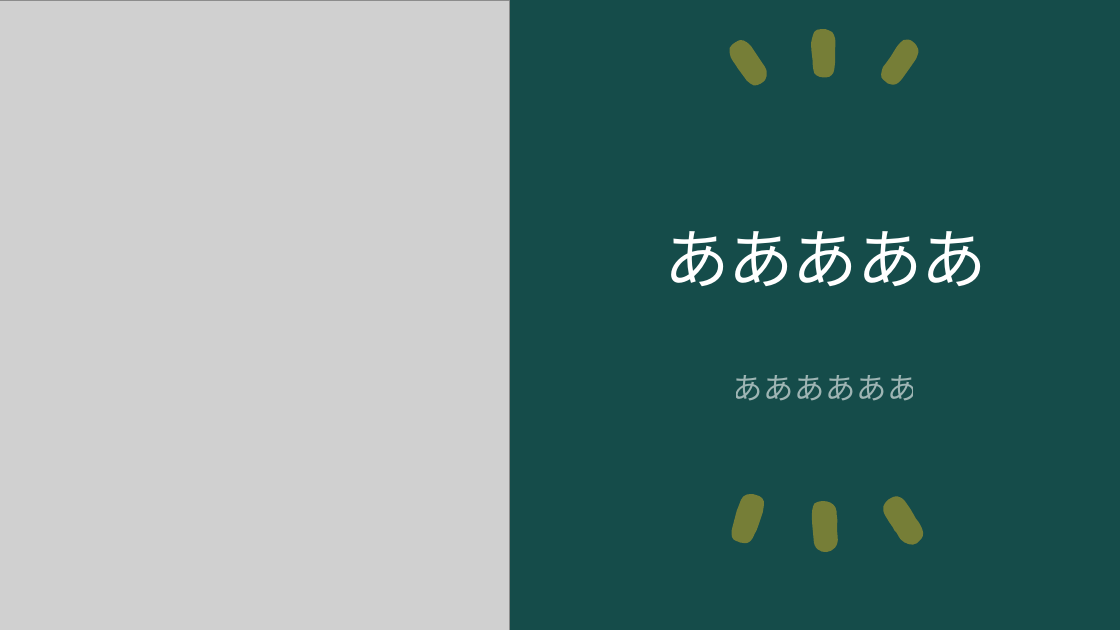
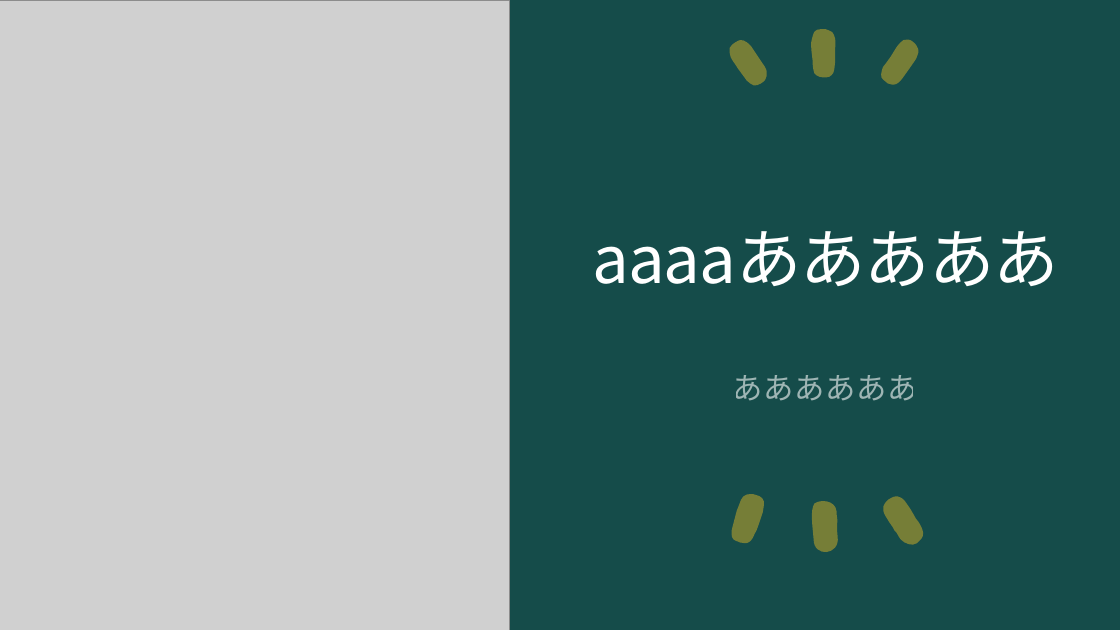
Before and after one commit to ogawa3427/utils, a slide deck: slide 1 of 2024quiz/quiz.pptx. Drawn at 1120x630 pixels with LibreOffice and Linux fonts; fonts in the diff are those of the drawing; grey boxes stand for pictures. Boxes give left, top, right and bottom in pixels: in the first picture for what was removed or moved away, otherwise in the second. Text is boxed around its words. In the diff, an @@ line names an element or a change of style, - is before the commit and + after.

```diff
--- a/2024quiz/quiz.pptx
+++ b/2024quiz/quiz.pptx
@@ title at [593,231,1059,286]: text changed @@
-あああああ
+aaaaあああああ
```
Also in this commit, not shown: 1 other file.
